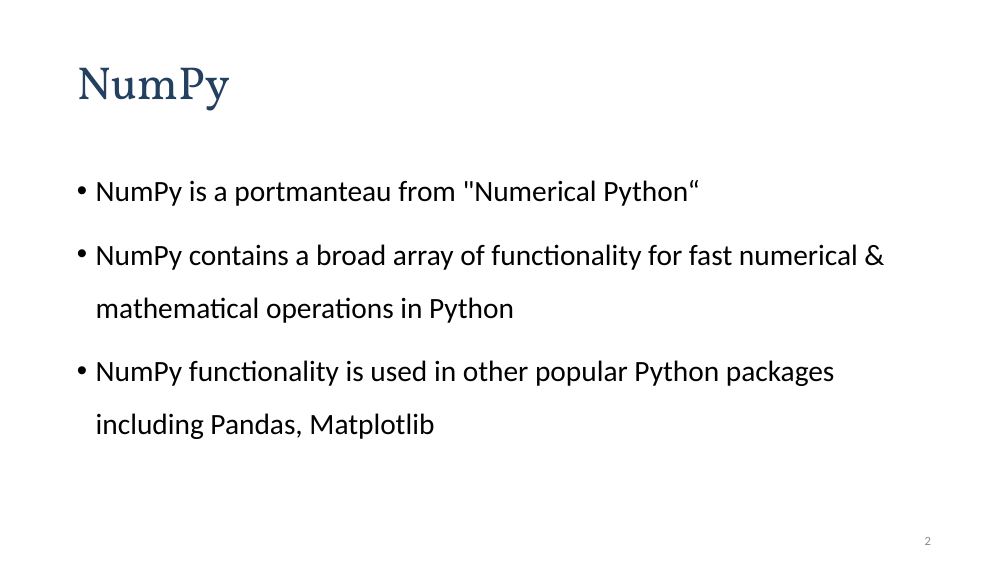
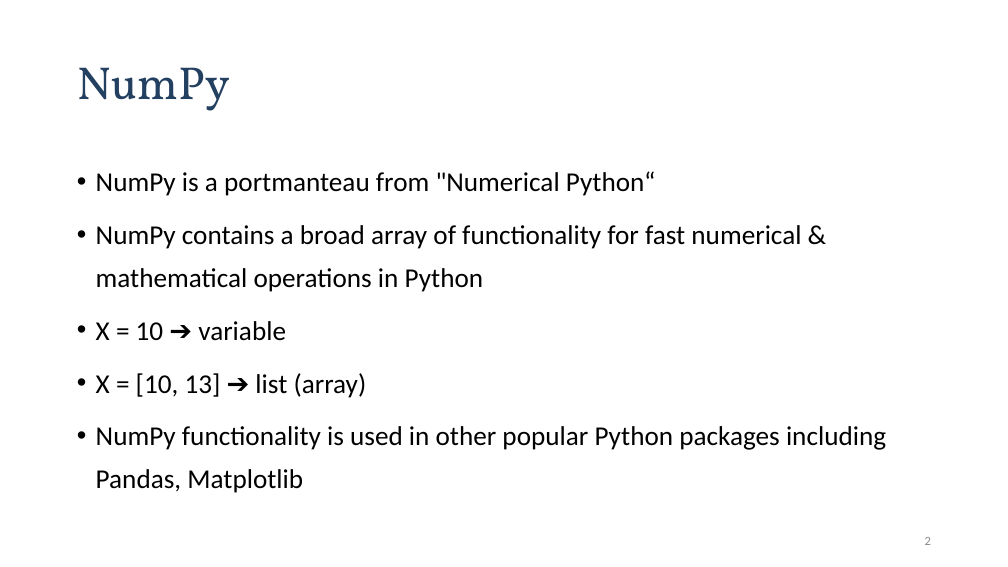
Before and after one commit to motazsaad/Math-Statistics-DataScience, a slide deck: slide 2 of slides/Numpy.pptx. Drawn at 1008x567 pixels with LibreOffice and Linux fonts; fonts in the diff are those of the drawing. Boxes give left, top, right and bottom in pixels: in the first picture for what was removed or moved away, otherwise in the second. Text is boxed around its words. In the diff, an @@ line names an element or a change of style, - is before the commit and + after.

```diff
--- a/slides/Numpy.pptx
+++ b/slides/Numpy.pptx
@@ text at (96, 171, 886, 493): size 28 to 25.9 pt in "NumPy is a portmanteau from "Numerical Python“", "NumPy contains a broad array of functionality ...", "NumPy functionality is used in other popular ..."; line spacing 1.5 to 1.3 @@
@@ text at (96, 321, 367, 398): paragraphs added @@
+• X = 10 ➔ variable
+• X = [10, 13] ➔ list (array)
```
Also in this commit, not shown: 8 other slides changed, 1 slide added, 1 slide removed, 4 other files.
